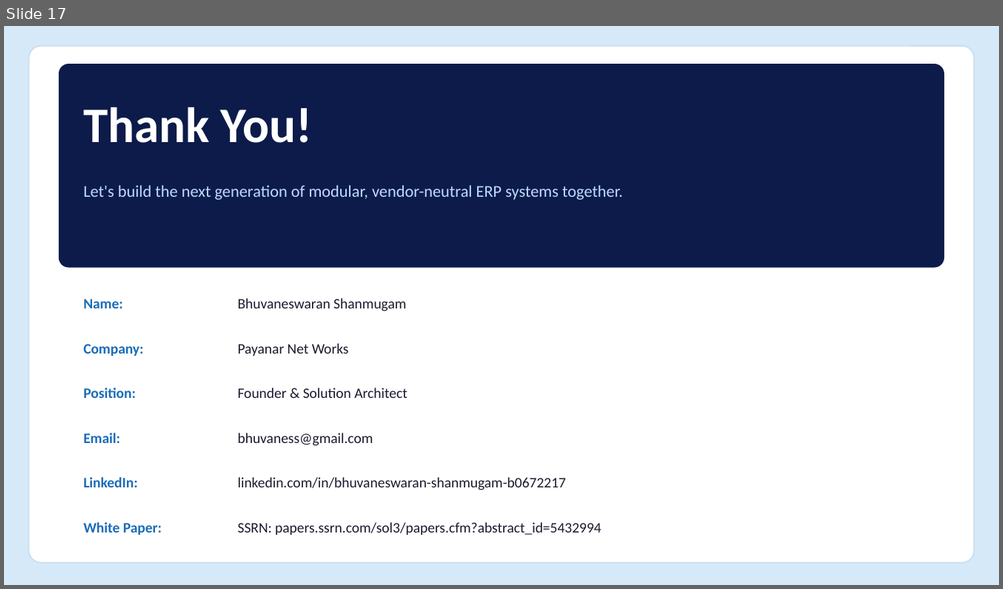
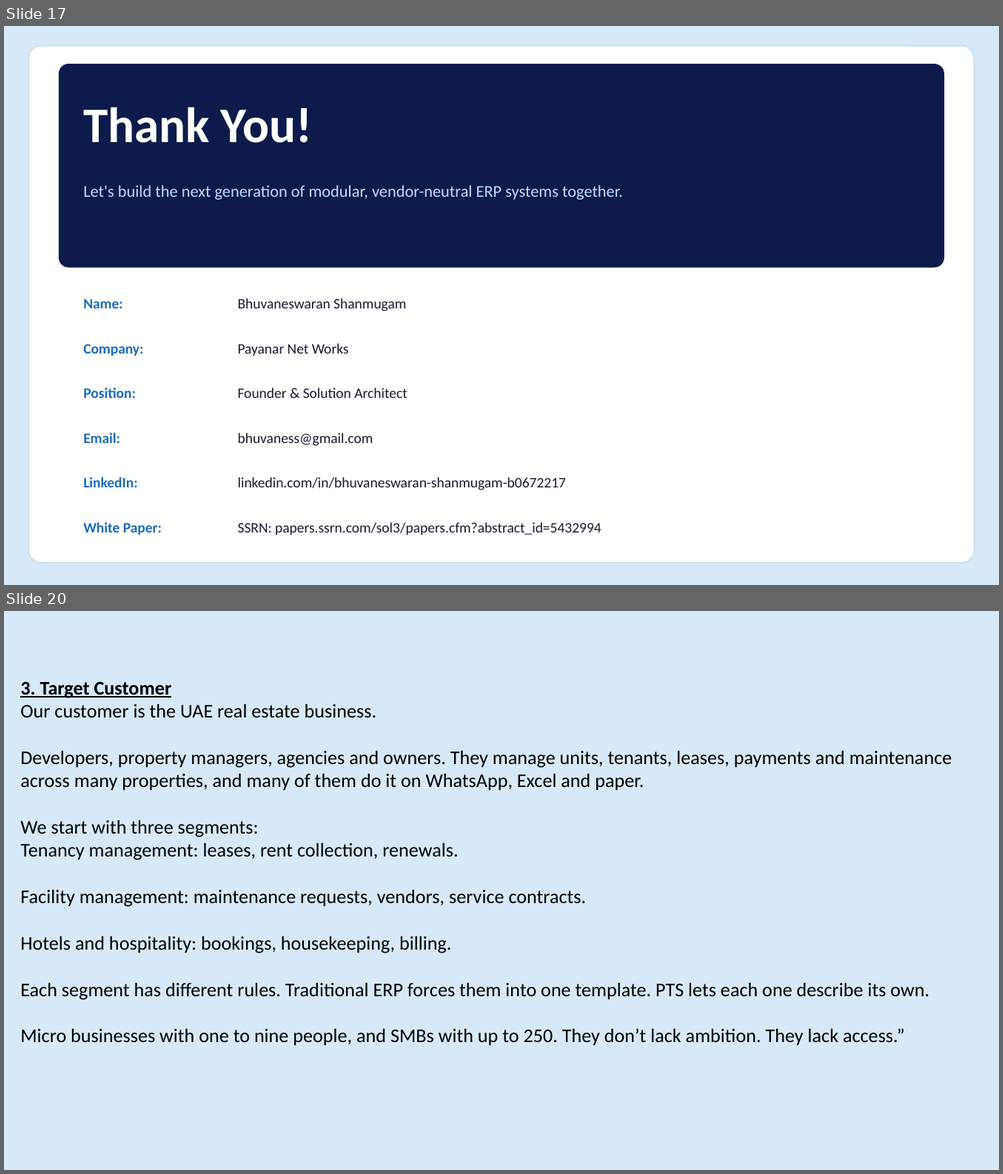
Before and after one commit to bhuvaness/MAA-ERP, a slide deck: payanarsstype-designer/docs/Payanar_Pitch_Deck_Final.pptx. Shown one above the other, each under a label of ours: slide 17 before the commit, slides 17 and 20 after it; the slides between them are not shown. The pictures are 1003x589 and 1003x1174 pixels, drawn with LibreOffice and Linux fonts; fonts in the diff are those of the drawing. Boxes give left, top, right and bottom in pixels: in the first picture for what was removed or moved away, otherwise in the second. Text is boxed around its words. In the diff, an @@ line names an element or a change of style, - is before the commit and + after.

```diff
--- a/payanarsstype-designer/docs/Payanar_Pitch_Deck_Final.pptx
+++ b/payanarsstype-designer/docs/Payanar_Pitch_Deck_Final.pptx
@@ slide 20 added at (x1=4, y1=611, x2=999, y2=1170), background #FFFFFF @@
@@ rectangle added at (x1=4, y1=611, x2=999, y2=1170), fill #D6E9F8 @@
@@ text added at (x1=20, y1=682, x2=952, y2=1046), 14 pt, text #000000 @@
+3. Target Customer
+Our customer is the UAE real estate business.
+Developers, property managers, agencies and owners. They manage units, tenants, leases, payments and maintenance across many properties, and many of them do it on WhatsApp, Excel and paper.
+We start with three segments:
+Tenancy management: leases, rent collection, renewals.
+Facility management: maintenance requests, vendors, service contracts.
+Hotels and hospitality: bookings, housekeeping, billing.
+Each segment has different rules. Traditional ERP forces them into one template. PTS lets each one describe its own.
+Micro businesses with one to nine people, and SMBs with up to 250. They don’t lack ambition. They lack access.”
```
Also in this commit, not shown: 5 other slides added, 3 other files.
